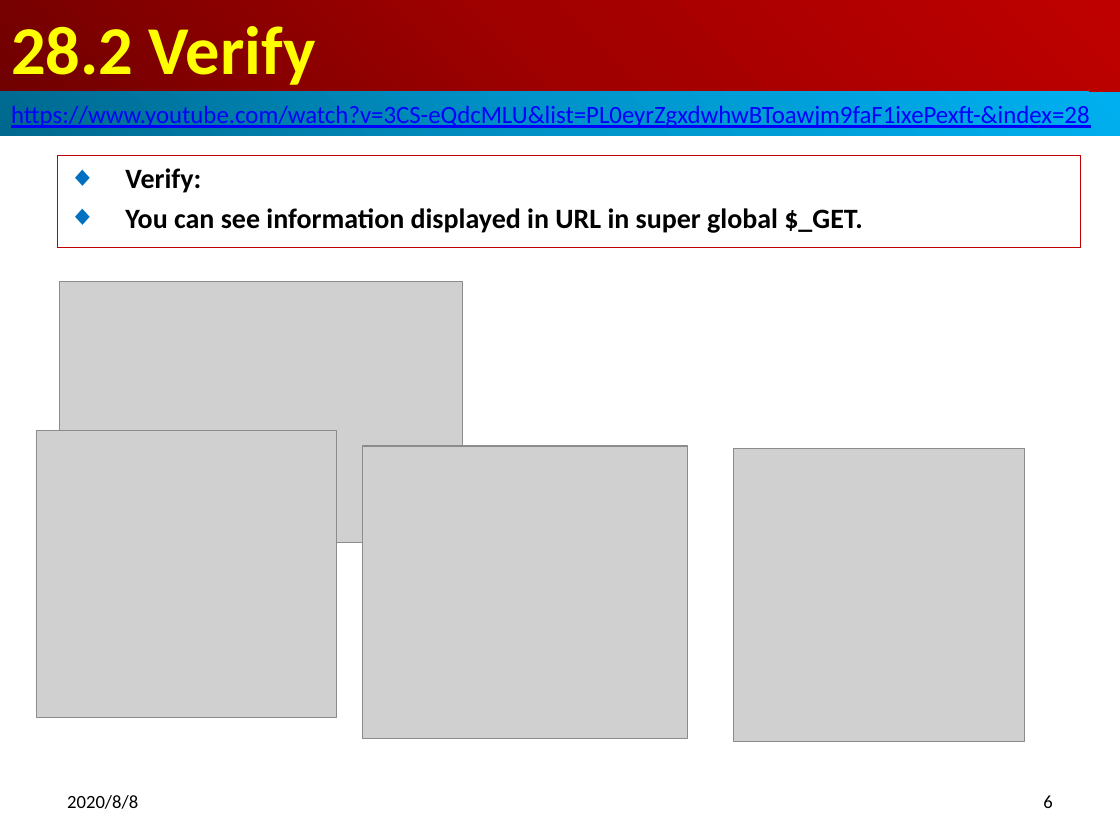
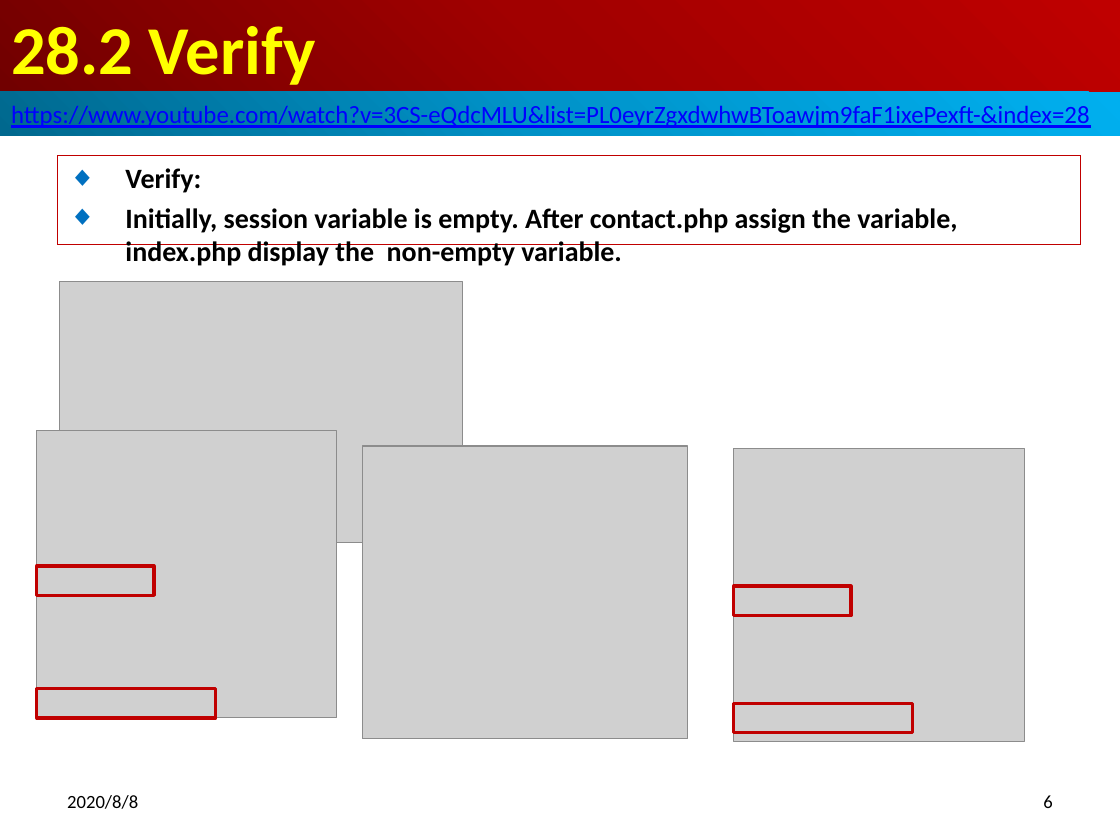
Before and after one commit to peterhchen/900_PHP_Proj, a slide deck: slide 6 of 28_Session.pptx. Drawn at 1120x840 pixels with LibreOffice and Linux fonts; fonts in the diff are those of the drawing; grey boxes stand for pictures. Boxes give left, top, right and bottom in pixels: in the first picture for what was removed or moved away, otherwise in the second. Text is boxed around its words. In the diff, an @@ line names an element or a change of style, - is before the commit and + after.

```diff
--- a/28_Session.pptx
+++ b/28_Session.pptx
@@ subtitle at (125,208,957,266): text changed @@
-◆ You can see information displayed in URL in super global $_GET.
+◆ Initially, session variable is empty. After contact.php assign the variable, index.php display the non-empty variable.
@@ rectangle added at (37,566,155,595), outline #C00000 2 pt @@
@@ rectangle added at (734,586,851,615), outline #C00000 2 pt @@
@@ rectangle added at (37,689,216,718), outline #C00000 2 pt @@
@@ rectangle added at (734,703,913,732), outline #C00000 2 pt @@
```
